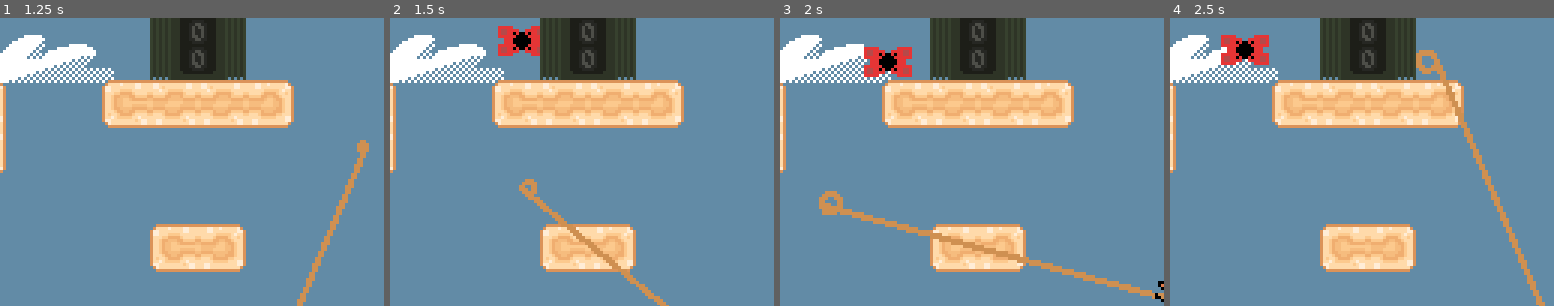
Above: before the commit, frames 1-4 (left to right).
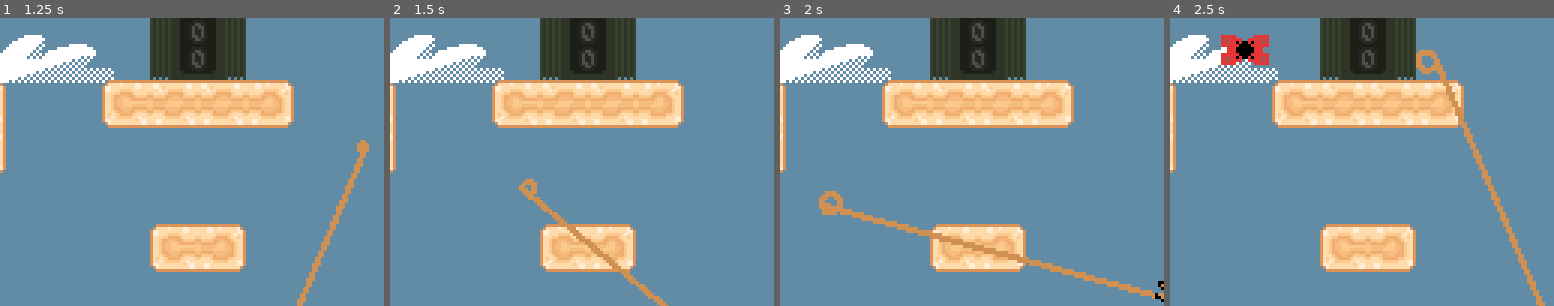
Above: after the commit, the same moments.

Repository: Jcodefox/GMTK-2025
Game: Godot game, scene res://scenes/topscenes/gameplay_topscene.tscn
Two runs of this game, one before a commit and one after it. Both use one fixed random seed, a clock stepped at 60 frames per second and the inputs below.
Inputs (mouse positions are % of the whole screen's width and height, from its top left):
- Up to frame 1 (1.25 s): move the mouse to (72, 45) at 0.52 s; hold D (move_right) from 0.53 s (still down); click (72, 45) at 0.6 s; tap Space (move_jump) at 0.77 s
- Up to frame 2 (1.5 s): keep holding D (move_right); move the mouse to (30, 55) at 1.27 s; click (30, 55) at 1.35 s
- Up to frame 3 (2 s): keep holding D (move_right); tap Space (move_jump) at 1.52 s
- Up to frame 4 (2.5 s): move the mouse to (60, 28) at 2.02 s; release D (move_right) at 2.03 s; hold A (move_left) from 2.03 s (still down); click (60, 28) at 2.1 s
The pictures show only the part of the screen within x 24-74%, y 23-73%; the shares and areas given below are measured in that part.

Frame 1 is identical in both runs. In frame 2, 1.0% of the frame differs, in the area x 28-40%, y 2-14%; in frame 3, 1.1%, in the area x 21-35%, y 10-21%; in frame 4, nothing differs.

Commit message:
Mothick frame by frame strobe

Diff:
--- a/scripts/prefabs/enemy/mothick.gd
+++ b/scripts/prefabs/enemy/mothick.gd
@@ -12,9 +12,15 @@
 	collision_shape_ghosts = Globals.make_loop_ghosts_of($CollisionShape2D)
 	jump_check_shape_ghosts = Globals.make_loop_ghosts_of($JumpOverCheck/CollisionShape2D)
 
+func _process(delta: float) -> void:
+	if time_alive > time_until_enemy_hurts:
+		visible = true
+	else:
+		visible = not visible
+
 func _physics_process(delta: float) -> void:
 	time_alive += delta
-	Globals.update_enemy_i_frames(self)
+	#Globals.update_enemy_i_frames(self)
 	global_position = Globals.apply_loop_teleport(global_position)
 	for sprite in animated_sprite_ghosts:
 		sprite.animation = $AnimatedSprite2D.animation
